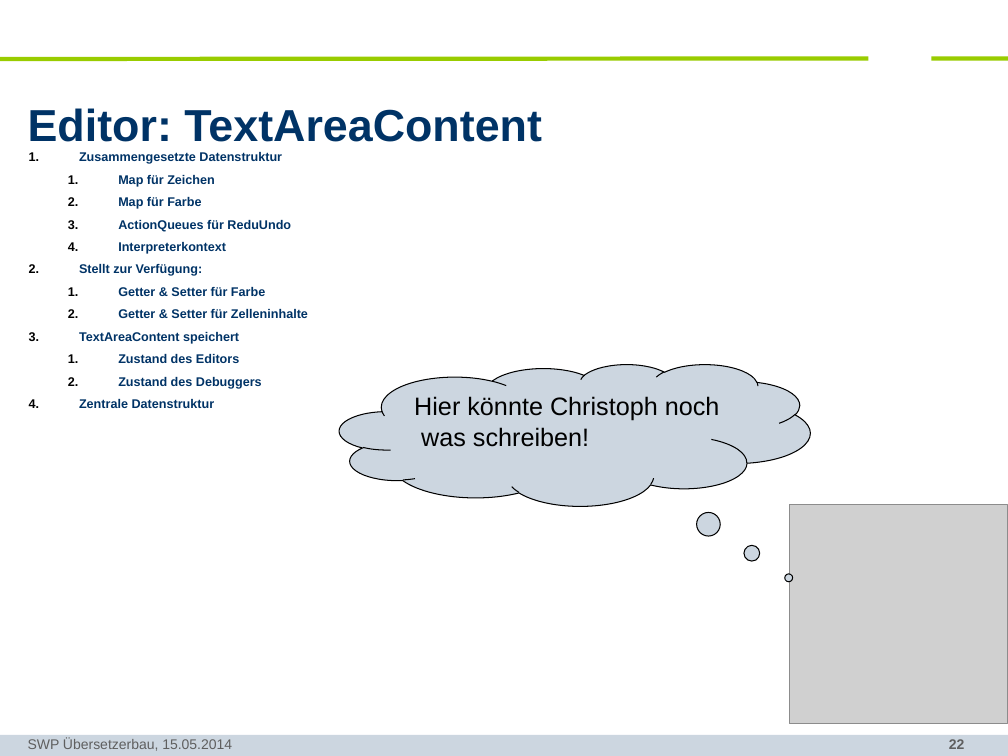
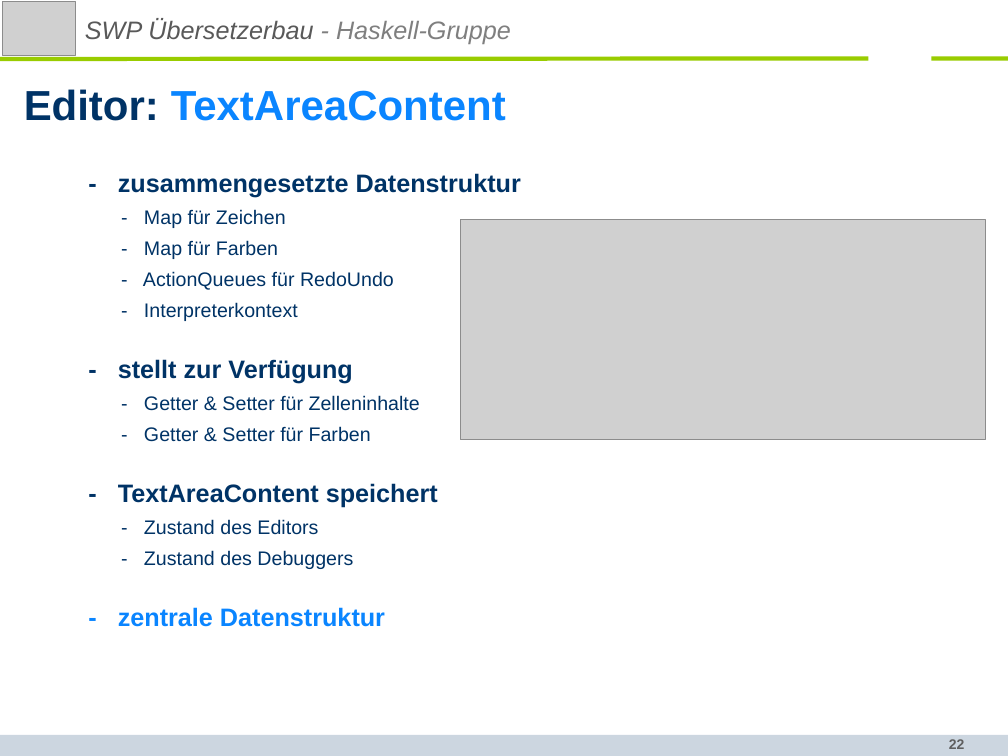
Before and after one commit to SWP-Ubau-SoSe2014-Haskell/SWPSoSe14, a slide deck: slide 22 of documentation/SWPSoSe14MS3.ppt. Drawn at 1008x756 pixels with LibreOffice and Linux fonts; fonts in the diff are those of the drawing; grey boxes stand for pictures; background and template pictures are left out. Boxes give left, top, right and bottom in pixels: in the first picture for what was removed or moved away, otherwise in the second. Text is boxed around its words. In the diff, an @@ line names an element or a change of style, - is before the commit and + after.

Commit message:
finished the presentation, screencast for editor created

```diff
--- a/documentation/SWPSoSe14MS3.ppt
+++ b/documentation/SWPSoSe14MS3.ppt
@@ picture: place and size @@
-picture at <box>789,505,1008,724</box>
+picture at <box>3,2,76,55</box>
@@ text added at <box>85,19,511,44</box>, 18 pt, text #595959, italic @@
+SWP Übersetzerbau - Haskell-Gruppe
@@ title "Editor: TextAreaContent": place and size @@
-title "Editor: TextAreaContent" at <box>28,108,542,142</box>
+title "Editor: TextAreaContent" at <box>24,89,506,121</box>
@@ title "Editor: TextAreaContent" at <box>24,89,506,121</box>: size 32 to 30 pt; text colour #003366 to #0A85FF in "TextAreaContent" @@
@@ text at <box>118,173,521,627</box>: text changed; size 9 to 14 pt; bold off @@
-1. Zusammengesetzte Datenstruktur
-  1. Map für Zeichen
-  2. Map für Farbe
-  3. ActionQueues für ReduUndo
-  4. Interpreterkontext
-2. Stellt zur Verfügung:
-  1. Getter & Setter für Farbe
-  2. Getter & Setter für Zelleninhalte
-3. TextAreaContent speichert
-  1. Zustand des Editors
-  2. Zustand des Debuggers
-4. Zentrale Datenstruktur
+- zusammengesetzte Datenstruktur
+- Map für Zeichen
+- Map für Farben
+- ActionQueues für RedoUndo
+- Interpreterkontext
+- stellt zur Verfügung
+- Getter & Setter für Zelleninhalte
+- Getter & Setter für Farben
+- TextAreaContent speichert
+- Zustand des Editors
+- Zustand des Debuggers
+- zentrale Datenstruktur
@@ picture added at <box>461,220,986,439</box> @@
@@ thought cloud removed at <box>340,364,810,506</box> @@
-Hier könnte Christoph noch
-was schreiben!
@@ text removed at <box>28,738,232,751</box> @@
-SWP Übersetzerbau, 15.05.2014
```
Also in this commit, not shown: 37 other slides changed, 1 other file.
